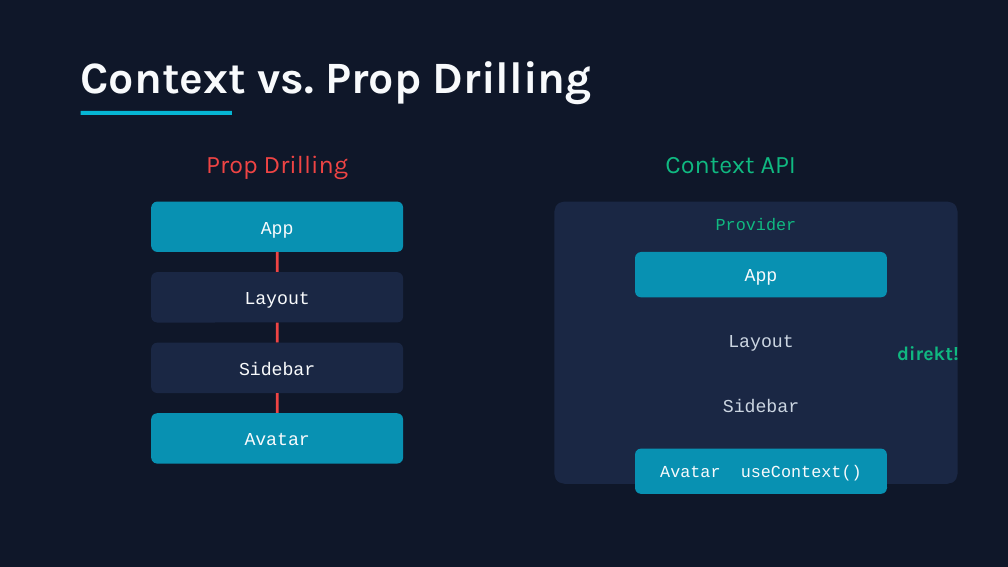
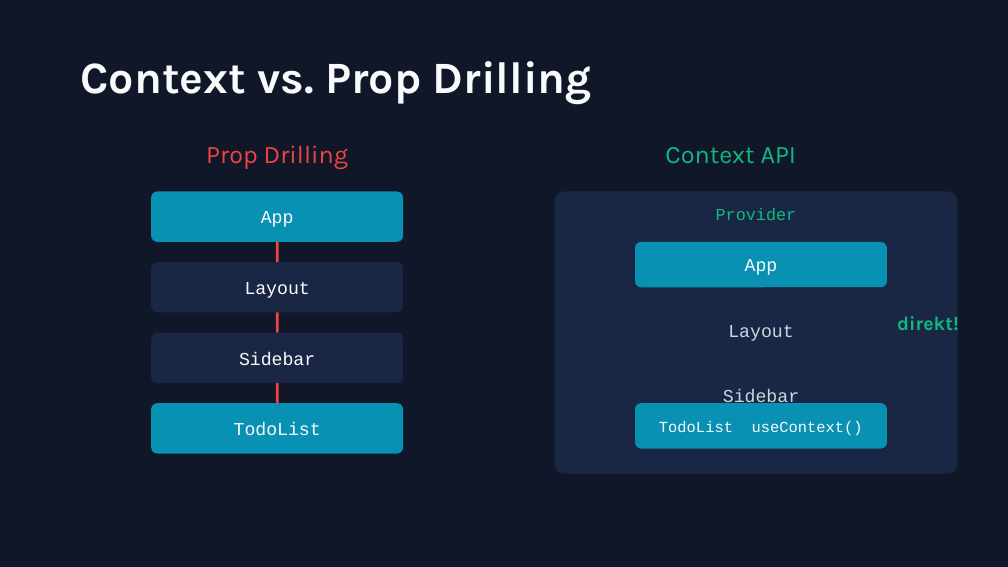
Before and after one commit to trungvt138/medieninformatik, a slide deck: slide 10 of WebProgramming/6.Termin/state-management-react.pptx. Drawn at 1008x567 pixels with LibreOffice and Linux fonts; fonts in the diff are those of the drawing. Boxes give left, top, right and bottom in pixels: in the first picture for what was removed or moved away, otherwise in the second. Text is boxed around its words. In the diff, an @@ line names an element or a change of style, - is before the commit and + after.

```diff
--- a/WebProgramming/6.Termin/state-management-react.pptx
+++ b/WebProgramming/6.Termin/state-management-react.pptx
@@ rectangle removed at (x1=81, y1=111, x2=232, y2=115) @@
@@ text "direkt!" moved from (x1=897, y1=346, x2=959, y2=360) to (x1=897, y1=316, x2=959, y2=330) @@
@@ 9 texts, 8 rounded rectangles, 3 lines moved together from (x1=151, y1=155, x2=958, y2=484) to (x1=151, y1=145, x2=958, y2=474) @@
@@ rounded rectangle moved from (x1=635, y1=449, x2=887, y2=494) to (x1=635, y1=403, x2=887, y2=449) @@
@@ text added at (x1=234, y1=422, x2=321, y2=436), 13 pt, text #F8FAFC @@
+TodoList
@@ text removed at (x1=245, y1=433, x2=310, y2=445) @@
-Avatar
@@ text at (x1=659, y1=421, x2=863, y2=436): text changed; size 12 to 11 pt @@
-Avatar useContext()
+TodoList useContext()
```
Also in this commit, not shown: 4 other slides changed, 9 slides added, 9 slides removed, 5 other files.
